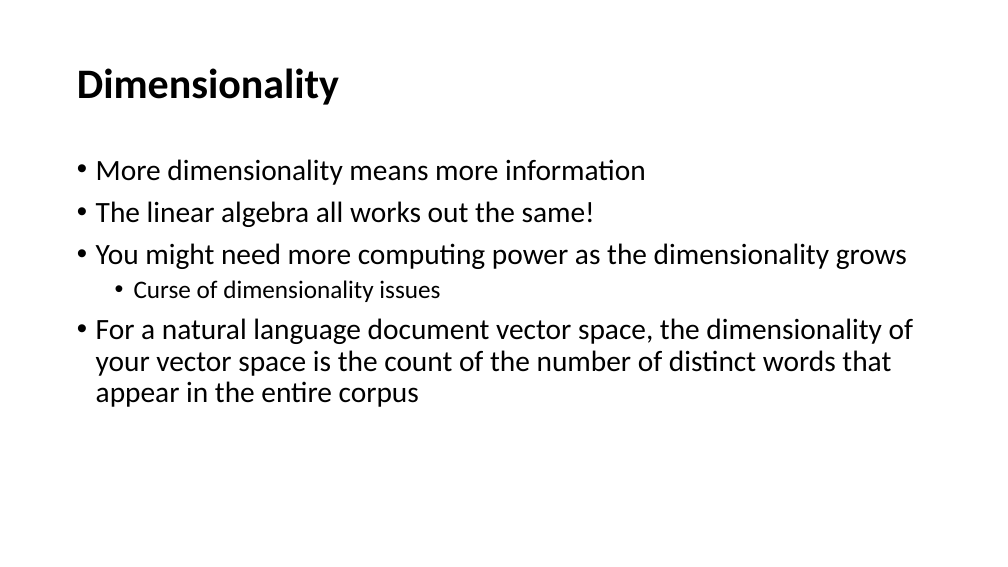
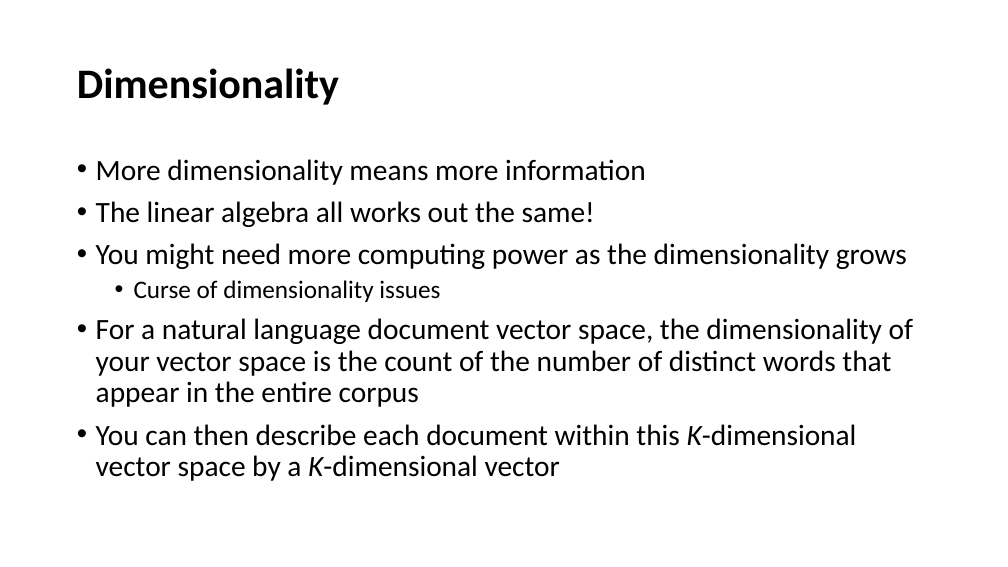
Before and after one commit to YeabinMoonEcon/BUS211, a slide deck: slide 12 of BUS243_NLP/lecture_notes/Lecture3.pptx. Drawn at 1008x567 pixels with LibreOffice and Linux fonts; fonts in the diff are those of the drawing. Boxes give left, top, right and bottom in pixels: in the first picture for what was removed or moved away, otherwise in the second. Text is boxed around its words. In the diff, an @@ line names an element or a change of style, - is before the commit and + after.

```diff
--- a/BUS243_NLP/lecture_notes/Lecture3.pptx
+++ b/BUS243_NLP/lecture_notes/Lecture3.pptx
@@ text at (96, 424, 857, 481): paragraph added @@
+• You can then describe each document within this K-dimensional vector space by a K-dimensional vector
```
Also in this commit, not shown: 6 slides added, 1 other file.
